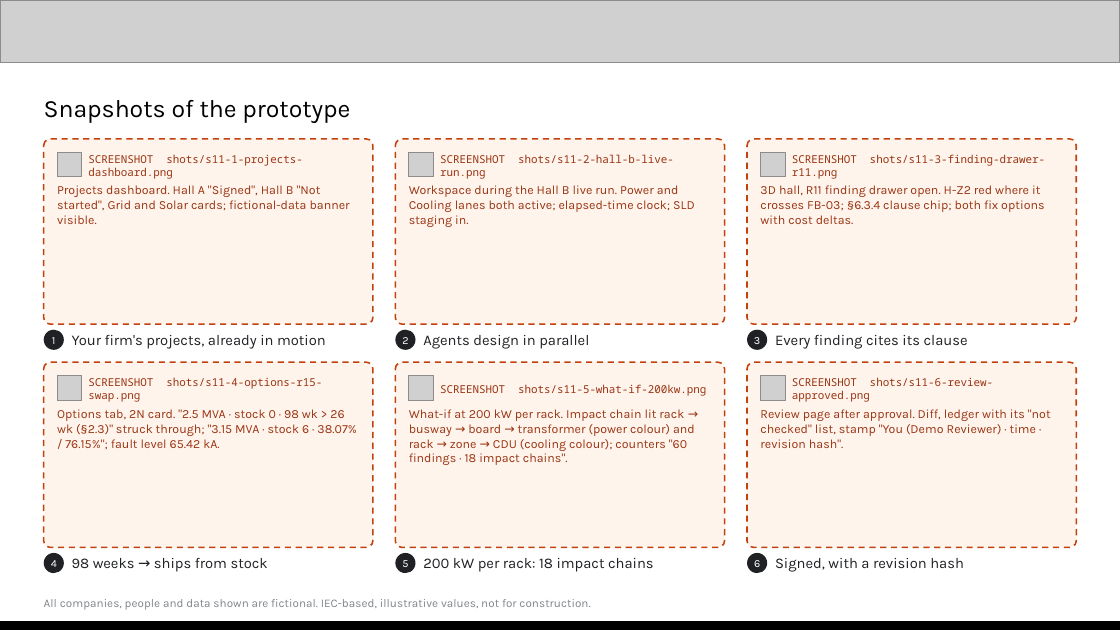
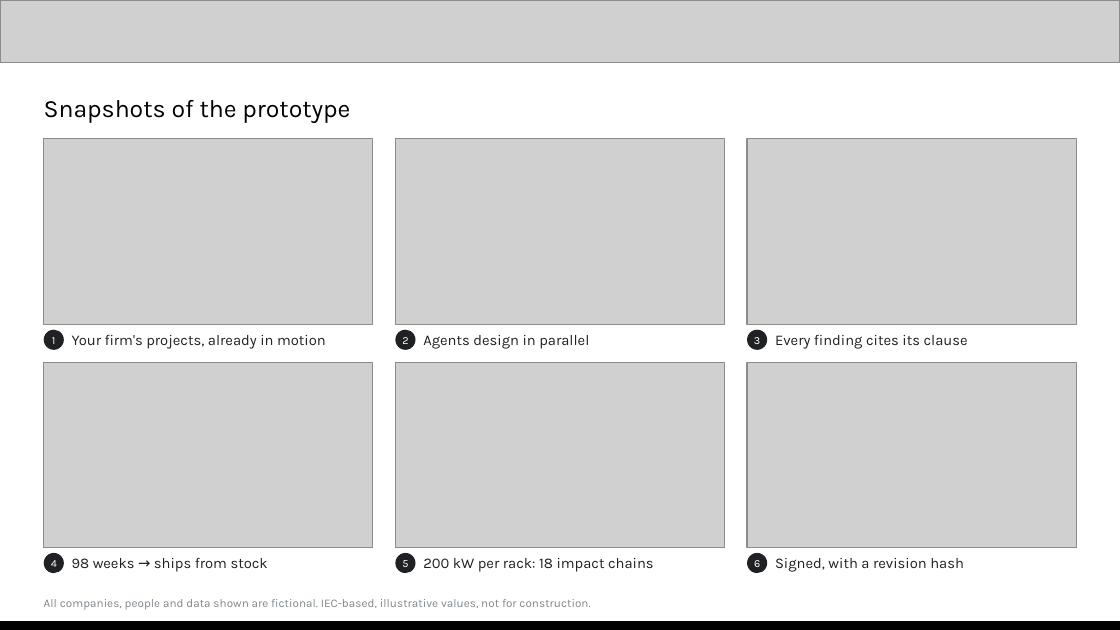
Before and after one commit to mehular0ra/kirchhoff, a slide deck: slide 10 of docs/submission/deck/Kirchhoff-AI-Builder-Cup.pptx. Drawn at 1120x630 pixels with LibreOffice and Linux fonts; fonts in the diff are those of the drawing; grey boxes stand for pictures. Boxes give left, top, right and bottom in pixels: in the first picture for what was removed or moved away, otherwise in the second. Text is boxed around its words. In the diff, an @@ line names an element or a change of style, - is before the commit and + after.

```diff
--- a/docs/submission/deck/Kirchhoff-AI-Builder-Cup.pptx
+++ b/docs/submission/deck/Kirchhoff-AI-Builder-Cup.pptx
@@ rounded rectangle removed at [44,139,373,324] @@
@@ picture added at [44,139,373,324] @@
@@ rounded rectangle removed at [395,139,725,324] @@
@@ picture added at [395,139,725,324] @@
@@ rounded rectangle removed at [747,139,1076,324] @@
@@ picture added at [747,139,1076,324] @@
@@ picture removed at [57,152,82,177] @@
@@ text removed at [88,154,302,179] @@
-SCREENSHOT shots/s11-1-projects-dashboard.png
@@ picture removed at [409,152,433,177] @@
@@ text removed at [440,154,674,163] @@
-SCREENSHOT shots/s11-2-hall-b-live-run.png
@@ picture removed at [760,152,785,177] @@
@@ text removed at [792,154,1045,166] @@
-SCREENSHOT shots/s11-3-finding-drawer-r11.png
@@ text removed at [57,185,350,224] @@
-Projects dashboard. Hall A "Signed", Hall B "Not started", Grid and Solar cards; fictional-data banner visible.
@@ text removed at [409,185,695,227] @@
-Workspace during the Hall B live run. Power and Cooling lanes both active; elapsed-time clock; SLD staging in.
@@ text removed at [760,185,1044,224] @@
-3D hall, R11 finding drawer open. H-Z2 red where it crosses FB-03; §6.3.4 clause chip; both fix options with cost deltas.
@@ rounded rectangle removed at [44,362,373,547] @@
@@ picture added at [44,362,373,547] @@
@@ picture removed at [57,375,82,400] @@
@@ text removed at [88,378,322,389] @@
-SCREENSHOT shots/s11-4-options-r15-swap.png
@@ rounded rectangle removed at [395,362,725,547] @@
@@ picture added at [395,362,725,547] @@
@@ picture removed at [409,375,433,400] @@
@@ text removed at [440,384,706,396] @@
-SCREENSHOT shots/s11-5-what-if-200kw.png
@@ rounded rectangle removed at [747,362,1076,547] @@
@@ picture added at [747,362,1076,547] @@
@@ picture removed at [760,375,785,400] @@
@@ text removed at [792,377,993,402] @@
-SCREENSHOT shots/s11-6-review-approved.png
@@ text removed at [57,409,357,449] @@
-Options tab, 2N card. "2.5 MVA · stock 0 · 98 wk > 26 wk (§2.3)" struck through; "3.15 MVA · stock 6 · 38.07% / 76.15%"; fault level 65.42 kA.
@@ text removed at [409,409,695,465] @@
-What-if at 200 kW per rack. Impact chain lit rack → busway → board → transformer (power colour) and rack → zone → CDU (cooling colour); counters "60 findings · 18 impact chains".
@@ text removed at [760,409,1051,448] @@
-Review page after approval. Diff, ledger with its "not checked" list, stamp "You (Demo Reviewer) · time · revision hash".
```
Also in this commit, not shown: 6 other slides changed, 21 other files.
